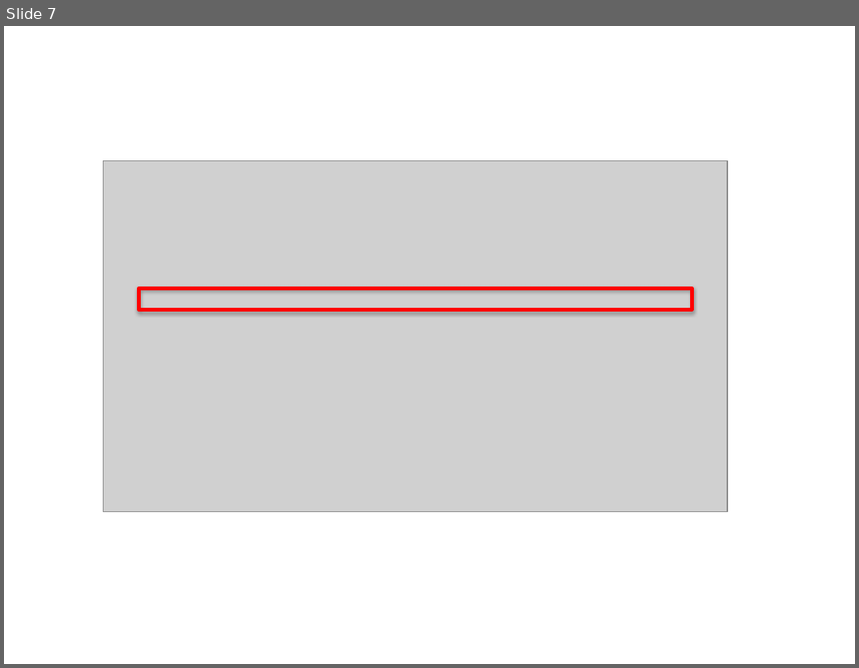
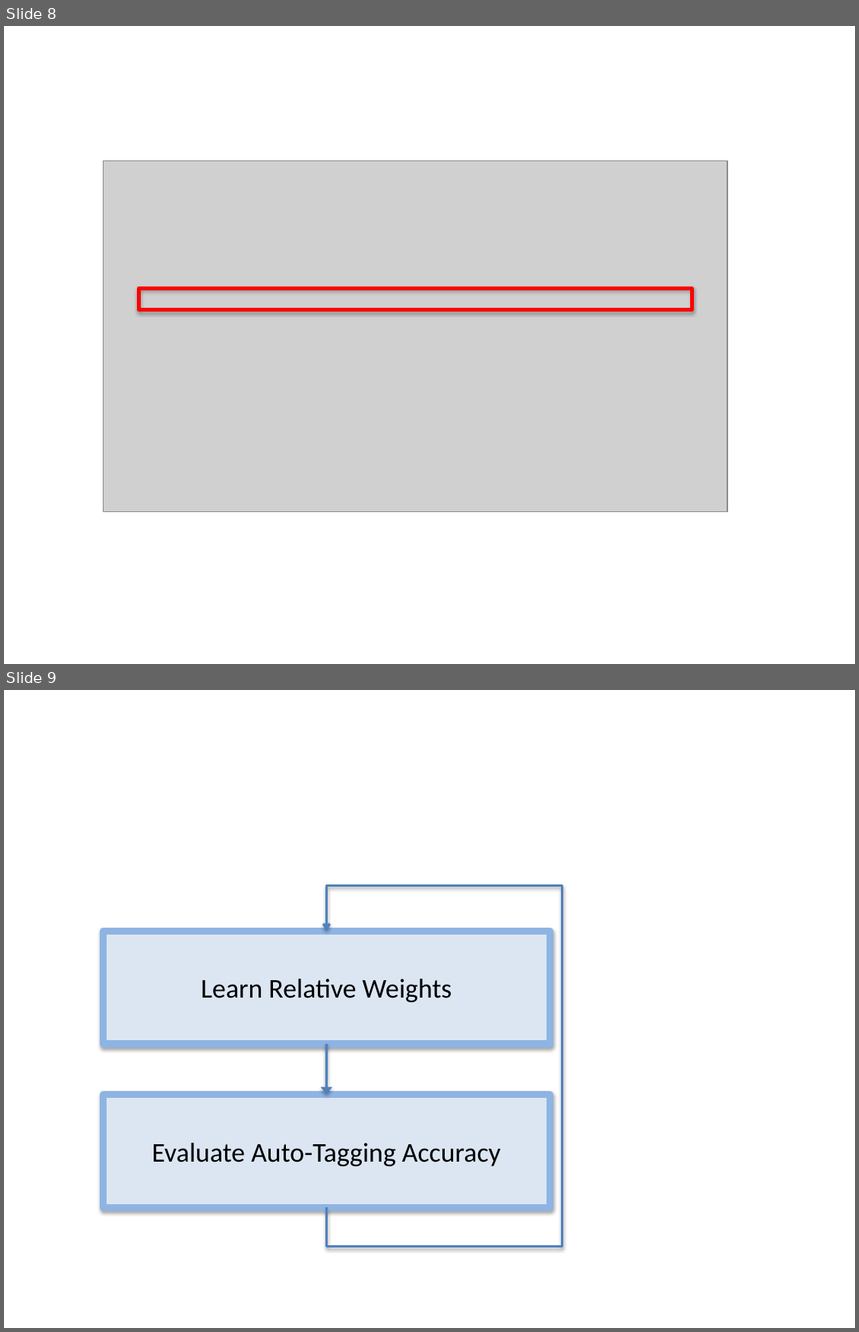
Before and after one commit to smsohan/Taggy, a slide deck: Thesis/arch.pptx. Shown one above the other, each under a label of ours: slide 7 before the commit, slides 8 and 9 after it. The pictures are 859x668 and 859x1332 pixels, drawn with LibreOffice and Linux fonts; fonts in the diff are those of the drawing; grey boxes stand for pictures. Boxes give left, top, right and bottom in pixels: in the first picture for what was removed or moved away, otherwise in the second. Text is boxed around its words. In the diff, an @@ line names an element or a change of style, - is before the commit and + after.

```diff
--- a/Thesis/arch.pptx
+++ b/Thesis/arch.pptx
@@ slide 9 added at (x1=4, y1=690, x2=855, y2=1328), background #FFFFFF @@
@@ elbow arrow added from (326, 1208) to (326, 931), #4F81BD 2 pt @@
@@ rectangle added at (x1=104, y1=931, x2=550, y2=1044), fill #DCE6F2, outline #8EB4E3 6 pt, 23 pt, text #000000 @@
+Learn Relative Weights
@@ arrow added from (326, 1044) to (326, 1094), #4F81BD 2 pt @@
@@ rectangle added at (x1=104, y1=1095, x2=550, y2=1208), fill #DCE6F2, outline #8EB4E3 6 pt, 23 pt, text #000000 @@
+Evaluate Auto-Tagging Accuracy
@@ what was slide 7 is now slide 8 @@
```
Also in this commit, not shown: 2 slides changed, 4 other slides added, 29 other files.
